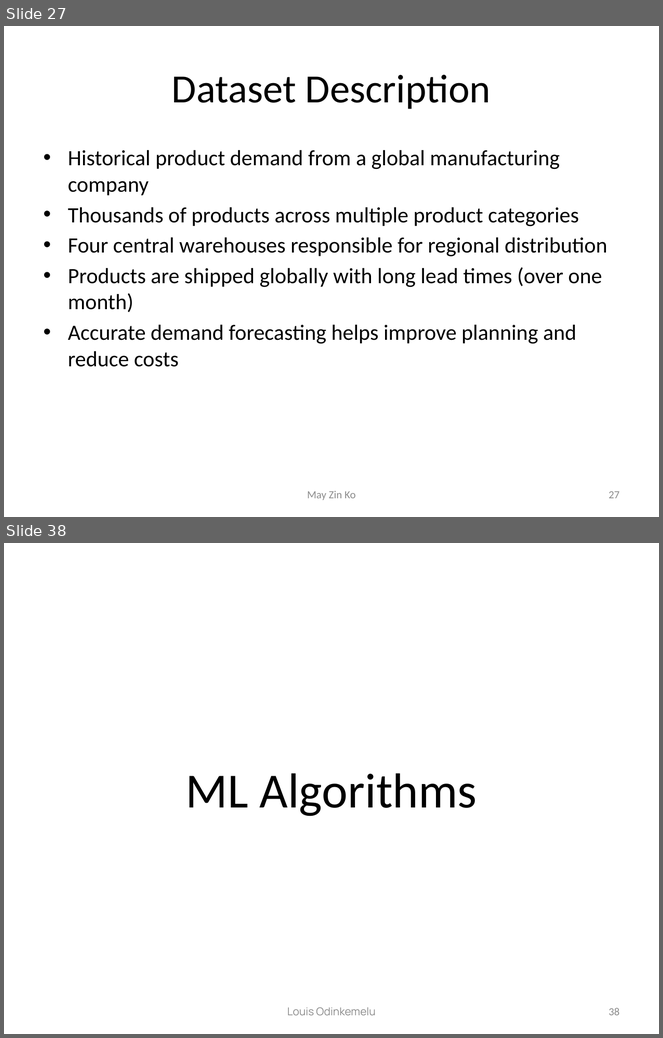
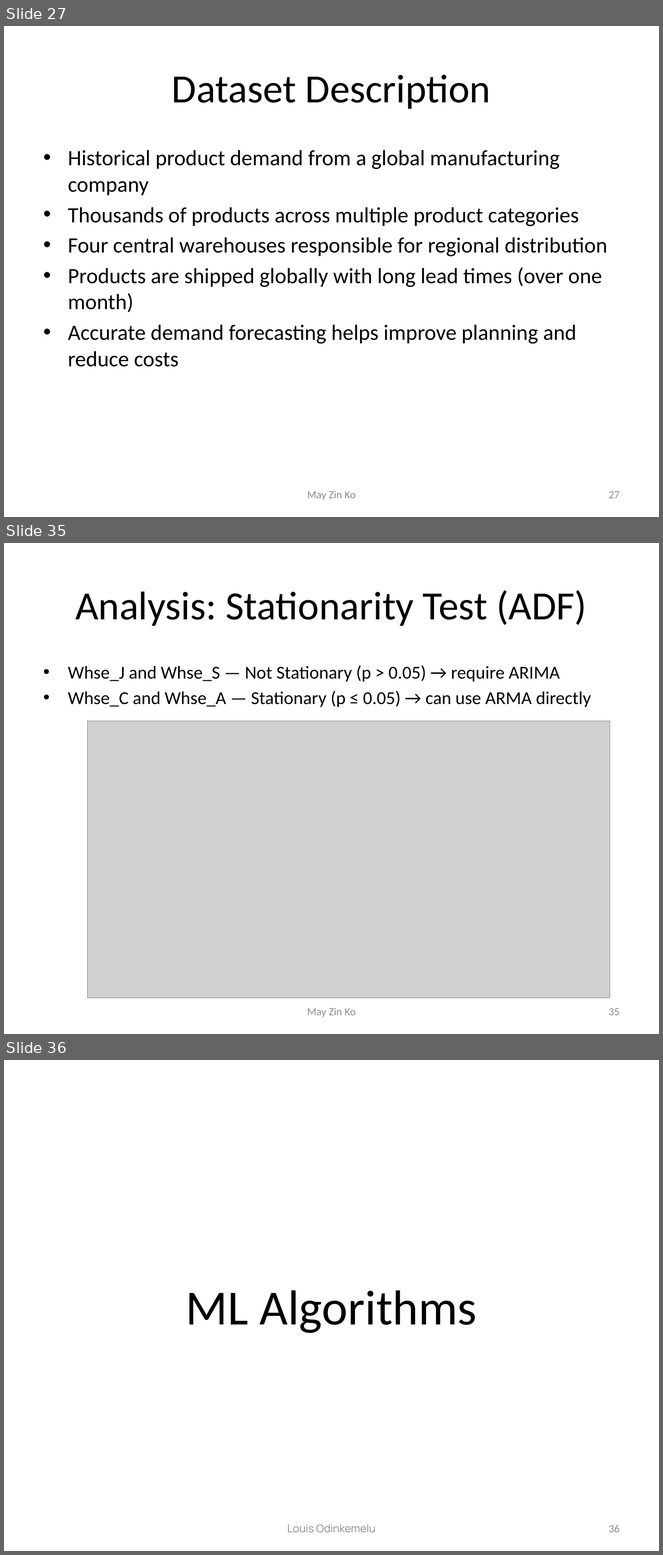
Before and after one commit to MayZinKo/Demand_Management_Industrial_Analytics_Project, a slide deck: Demand_Management_Presentation.pptx. Shown one above the other, each under a label of ours: slides 27 and 38 before the commit, slides 27, 35 and 36 after it; the slides between them are not shown. The pictures are 663x1038 and 663x1555 pixels, drawn with LibreOffice and Linux fonts; fonts in the diff are those of the drawing; grey boxes stand for pictures. Boxes give left, top, right and bottom in pixels: in the first picture for what was removed or moved away, otherwise in the second. Text is boxed around its words. In the diff, an @@ line names an element or a change of style, - is before the commit and + after.

```diff
--- a/Demand_Management_Presentation.pptx
+++ b/Demand_Management_Presentation.pptx
@@ slide 35 added at (x1=4, y1=543, x2=659, y2=1034), background #FFFFFF @@
@@ title added at (x1=75, y1=590, x2=587, y2=626), 44 pt, text #000000 @@
+Analysis: Stationarity Test (ADF)
@@ text added at (x1=68, y1=665, x2=591, y2=707), 20 pt, text #000000 @@
+• Whse_J and Whse_S — Not Stationary (p > 0.05) → require ARIMA
+• Whse_C and Whse_A — Stationary (p ≤ 0.05) → can use ARMA directly
@@ picture added at (x1=87, y1=721, x2=609, y2=999) @@
@@ text added at (x1=307, y1=1008, x2=356, y2=1018), 12 pt, text #8C8C8C @@
+May Zin Ko
@@ page number added at (x1=609, y1=1008, x2=620, y2=1016), 12 pt, text #8C8C8C @@
+35
@@ what was slide 38 is now slide 36 @@
@@ page number at (x1=609, y1=1525, x2=620, y2=1533): text changed @@
-38
+36
```
Also in this commit, not shown: 10 slides changed, 4 other slides added, 6 slides removed, 1 other file.
